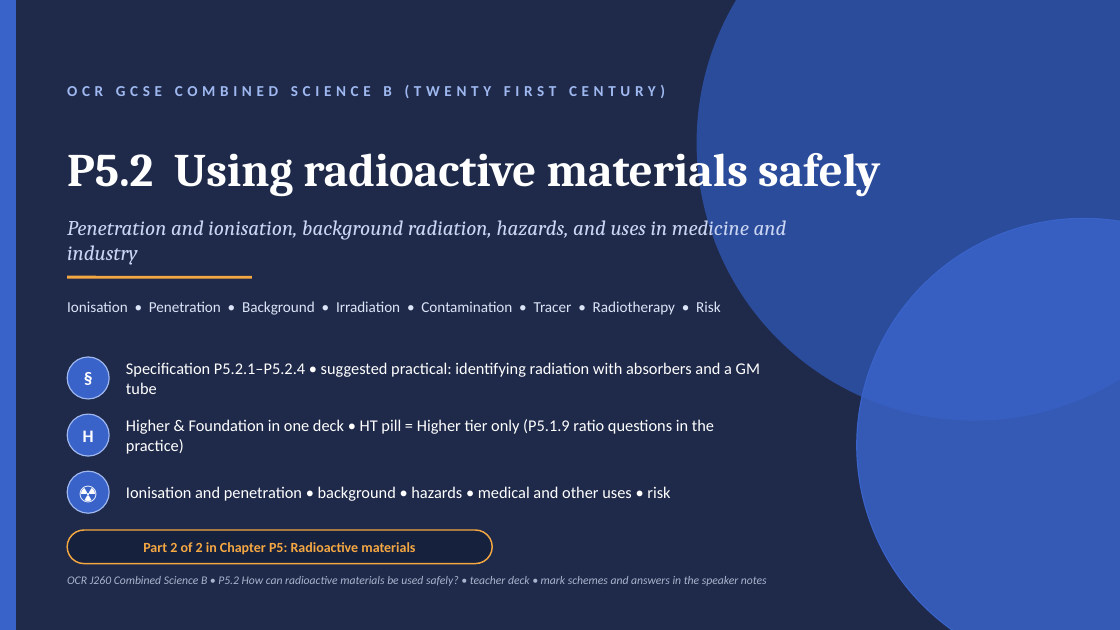
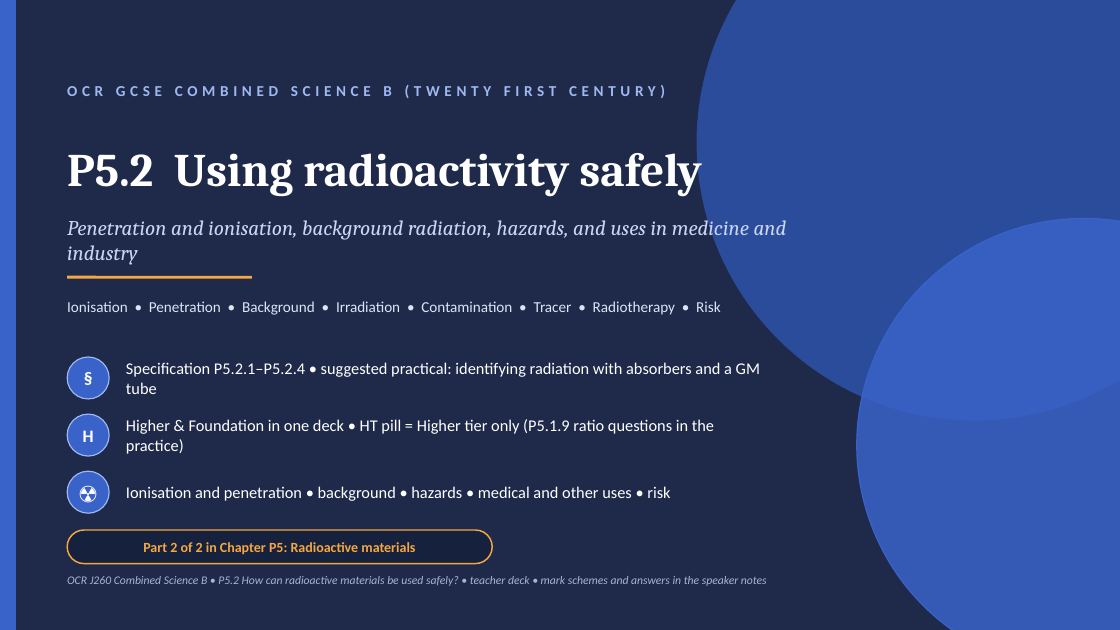
Before and after one commit to pstephenphilip-ship-it/Piri-MBBS, a slide deck: slide 1 of gcse-slides/ocr-physics/OCR21C_P5.2_UsingRadioactiveMaterialsSafely_Combined.pptx. Drawn at 1120x630 pixels with LibreOffice and Linux fonts; fonts in the diff are those of the drawing. Boxes give left, top, right and bottom in pixels: in the first picture for what was removed or moved away, otherwise in the second. Text is boxed around its words. In the diff, an @@ line names an element or a change of style, - is before the commit and + after.

```diff
--- a/gcse-slides/ocr-physics/OCR21C_P5.2_UsingRadioactiveMaterialsSafely_Combined.pptx
+++ b/gcse-slides/ocr-physics/OCR21C_P5.2_UsingRadioactiveMaterialsSafely_Combined.pptx
@@ text at [67, 144, 702, 197]: text changed @@
-P5.2 Using radioactive materials safely
+P5.2 Using radioactivity safely
```
Also in this commit, not shown: 12 other slides changed, 2 other files.
